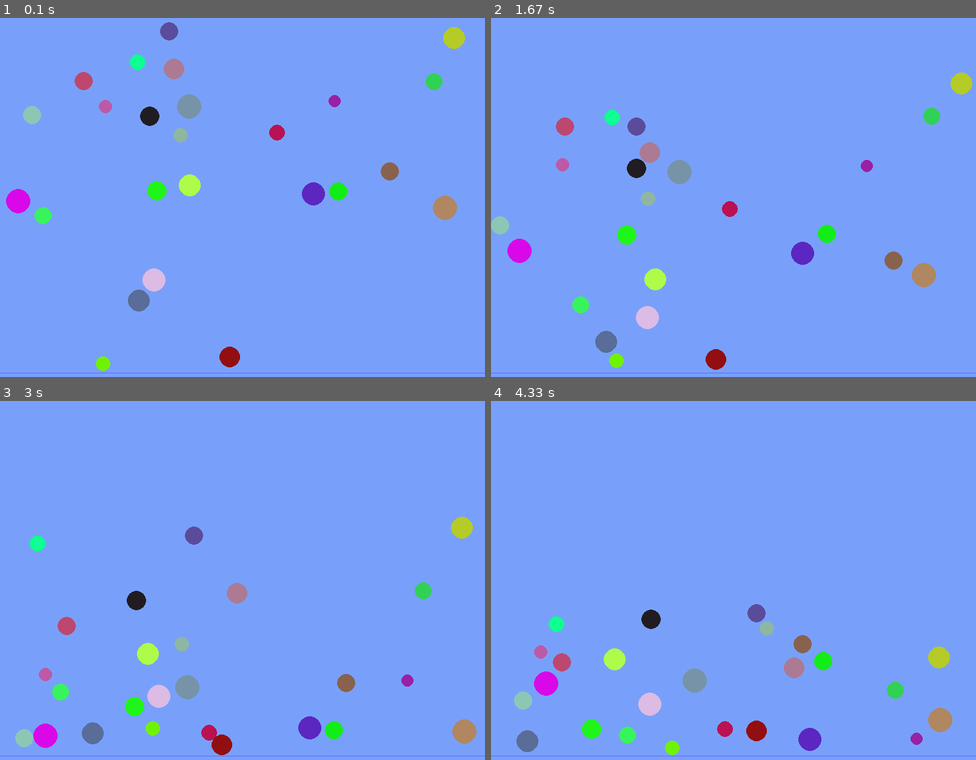
Above: before the commit, frames 1-4 (two rows, left to right).
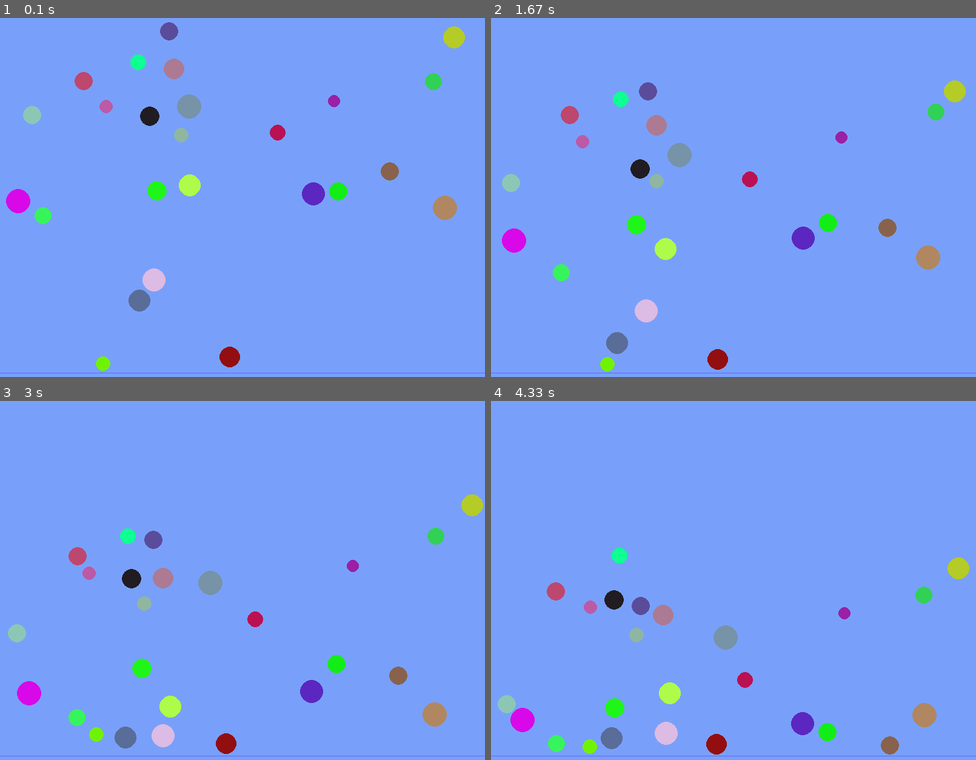
Above: after the commit, the same moments.

Repository: maciejbac/pyGame
Game: pygame game, started from main.py
Same seed, same stepped clock (60 frames per second), same inputs: the game is played once before the commit and once after it.
Inputs:
- Up to frame 1 (0.1 s): no input
- Up to frame 2 (1.67 s): no input
- Up to frame 3 (3 s): no input
- Up to frame 4 (4.33 s): no input

The runs differ from the first frame. In frame 1, less than 0.1% of the frame differs, in the area x 20-96%, y 2-82%; in frame 2, 6.2%; in frame 3, 7.7%; in frame 4, 8.0%, in the area x 1-99%, y 40-99%.

Commit message:
Drag is now affected by the size of the particle

Diff:
--- a/main.py
+++ b/main.py
@@ -14,8 +14,8 @@
 pygame.display.set_caption('Ball game')
 particle_count = 25
 gravity = (math.pi, 0.02)
-drag = 0.999
-elasticity = 0.85
+mass_of_air = 0.2
+elasticity = 0.95
 particle_max_size = 20
 
 # Initialize the screen object
@@ -41,6 +41,8 @@
         self.speed = 0.01
         self.angle = math.pi / 2
 
+        self.drag = (self.mass / (self.mass + mass_of_air)) ** self.size
+
     # Call pygame package to draw circle, pass values stored in the current (self) Particle object as parameters
     def display(self):
         pygame.draw.circle(screen, self.colour, (int(self.x), int(self.y)), self.size, self.thickness)
@@ -54,7 +56,7 @@
         (self.angle, self.speed) = add_vectors(self.angle, self.speed, *gravity)
 
         # Multiply particle's speed by the drag to introduce air drag
-        self.speed *= drag
+        self.speed *= self.drag
 
     # if statements that detect and respond to collisions. Each if statement handles 1 out of 4 sides of the window.
     def bounce(self):
